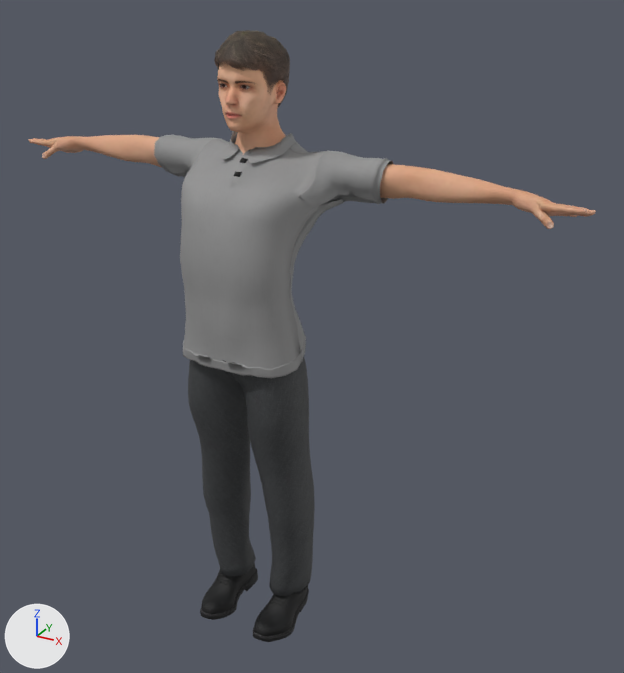
Renders of the glTF model public/games/nightshift/models/ethan.glb from each side of a commit.
Rendered twice from a camera (50 mm lens) standing at (1.267, -1.925, 1.959) and looking at (0.141, 0.121, 0.936). Arrows for +X, +Y and +Z are at lower left; the lights stay in place. The first picture is the older version. Vertices at exactly the same position are counted once.

The scene before the commit, as lines of its bpy script (objects in view):
```python
me_cloth_namuhekam_male_polo_shirt = bpy.data.meshes.new('cloth_namuhekam_male_polo_shirt')
me_cloth_namuhekam_male_polo_shirt.from_pydata(...)  # 2189 vertices, 4106 faces; spans x -0.368..0.367, y -0.155..0.205, z 0.906..1.526
me_cloth_namuhekam_male_polo_shirt.materials.append(mat_ethan_namuhekam_male_polo_shirt)  # picture img_polo_base_color
me_cloth_toigo_wool_pants = bpy.data.meshes.new('cloth_toigo_wool_pants')
me_cloth_toigo_wool_pants.from_pydata(...)  # 1369 vertices, 2669 faces; spans x -0.185..0.183, y -0.147..0.124, z 0.065..1.087
me_cloth_toigo_wool_pants.materials.append(mat_ethan_toigo_wool_pants)  # picture img_pants_wool
me_hair = bpy.data.meshes.new('hair')
me_hair.from_pydata(...)  # 1755 vertices, 3344 faces; spans x -0.095..0.089, y -0.059..0.164, z 1.573..1.787
me_hair.materials.append(mat_ethan_short02)  # picture img_short02_diffuse
me_skin = bpy.data.meshes.new('skin')
me_skin.from_pydata(...)  # 11134 vertices, 22228 faces; spans x -0.9..0.9, y -0.14..0.19, z 0.16..1.77
me_skin.materials.append(mat_ethan_body)  # picture img_young_lightskinned_male_diffuse
ob_cloth_namuhekam_male_polo_shirt = bpy.data.objects.new('cloth_namuhekam_male_polo_shirt', me_cloth_namuhekam_male_polo_shirt)
ob_cloth_namuhekam_male_polo_shirt.location = (0.0, 0.0, 0.0)
ob_cloth_toigo_wool_pants = bpy.data.objects.new('cloth_toigo_wool_pants', me_cloth_toigo_wool_pants)
ob_cloth_toigo_wool_pants.location = (0.0, 0.0, 0.0)
ob_hair = bpy.data.objects.new('hair', me_hair)
ob_hair.location = (0.0, 0.0, 0.0)
ob_skin = bpy.data.objects.new('skin', me_skin)
ob_skin.location = (0.0, 0.0, 0.0)
# also in view: 'cloth_shoes03' at (0.0, -0.018, 0.093)
```
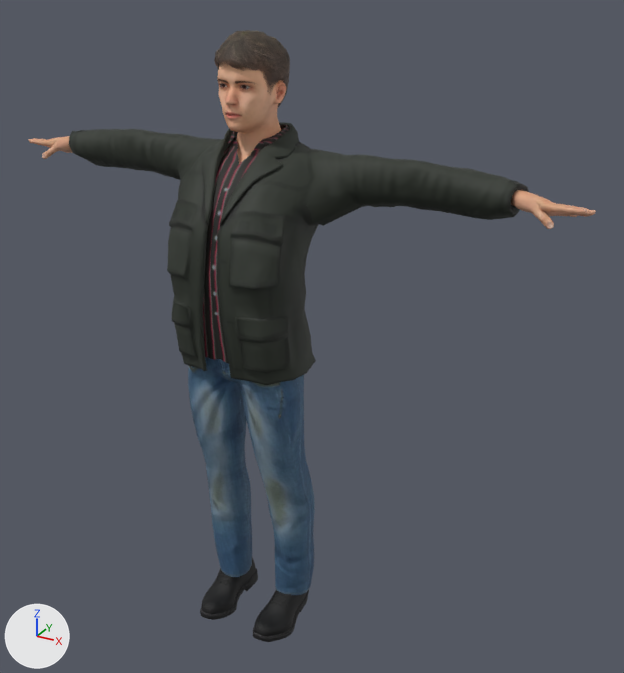
Pixel boxes [x1, y1, x2, y2] of what changed, in the pictures (624 x 673 px):
'cloth_male_casualsuit05', added
    after: [69, 122, 529, 595]
'cloth_namuhekam_male_polo_shirt', deleted
    before: [154, 131, 393, 378]
'cloth_toigo_wool_pants', deleted
    before: [188, 357, 315, 596]
part 1 of me_skin, built on (brown)
    before: [74, 135, 517, 204]

The change, as a diff of the scene's bpy script:
```diff
--- a/public/games/nightshift/models/ethan.glb.py
+++ b/public/games/nightshift/models/ethan.glb.py
@@ img_male_casualsuit05_normal @@
+img_male_casualsuit05_normal = load_image('male_casualsuit05_normal', '_unpacked/male_casualsuit05_normal', 1024, 1024, 'Non-Color')
@@ img_male_casualsuit05_diffuse @@
+img_male_casualsuit05_diffuse = load_image('male_casualsuit05_diffuse', '_unpacked/male_casualsuit05_diffuse', 2048, 2048, 'sRGB')
@@ mat_ethan_male_casualsuit05 @@
+mat_ethan_male_casualsuit05 = bpy.data.materials.new('ethan.male_casualsuit05')
+# uses the picture img_male_casualsuit05_diffuse
+# uses the picture img_male_casualsuit05_normal
@@ me_skin @@
 # used by ob_skin; location = (0.0, 0.0, 0.0)
-me_skin.from_pydata(...)  # 11134 vertices, 22228 faces; spans x -0.9..0.9, y -0.14..0.19, z 0.16..1.77
+me_skin.from_pydata(...)  # 7992 vertices, 15816 faces; spans x -0.9..0.9, y -0.07..0.17, z 0.16..1.77
+# me_skin part 1: 26 vertices moved within x -0.69..0.7, y 0.01..0.15, z 0.22..1.44; 3142 vertices removed from x -0.62..0.62, y -0.14..0.19, z 0.32..1.47
 me_skin.materials.append(mat_ethan_body)
@@ me_cloth_male_casualsuit05 @@
+me_cloth_male_casualsuit05.from_pydata(...)  # 3195 vertices, 5996 faces; spans x -0.72..0.72, y -0.192..0.219, z 0.063..1.546
+me_cloth_male_casualsuit05.materials.append(mat_ethan_male_casualsuit05)
@@ ob_cloth_namuhekam_male_polo_shirt @@
-ob_cloth_namuhekam_male_polo_shirt = bpy.data.objects.new('cloth_namuhekam_male_polo_shirt', me_cloth_namuhekam_male_polo_shirt)
-ob_cloth_namuhekam_male_polo_shirt.location = (0.0, 0.0, 0.0)
@@ ob_cloth_toigo_wool_pants @@
-ob_cloth_toigo_wool_pants = bpy.data.objects.new('cloth_toigo_wool_pants', me_cloth_toigo_wool_pants)
-ob_cloth_toigo_wool_pants.location = (0.0, 0.0, 0.0)
@@ ob_cloth_male_casualsuit05 @@
+ob_cloth_male_casualsuit05 = bpy.data.objects.new('cloth_male_casualsuit05', me_cloth_male_casualsuit05)
+ob_cloth_male_casualsuit05.location = (0.0, 0.0, 0.0)
```
